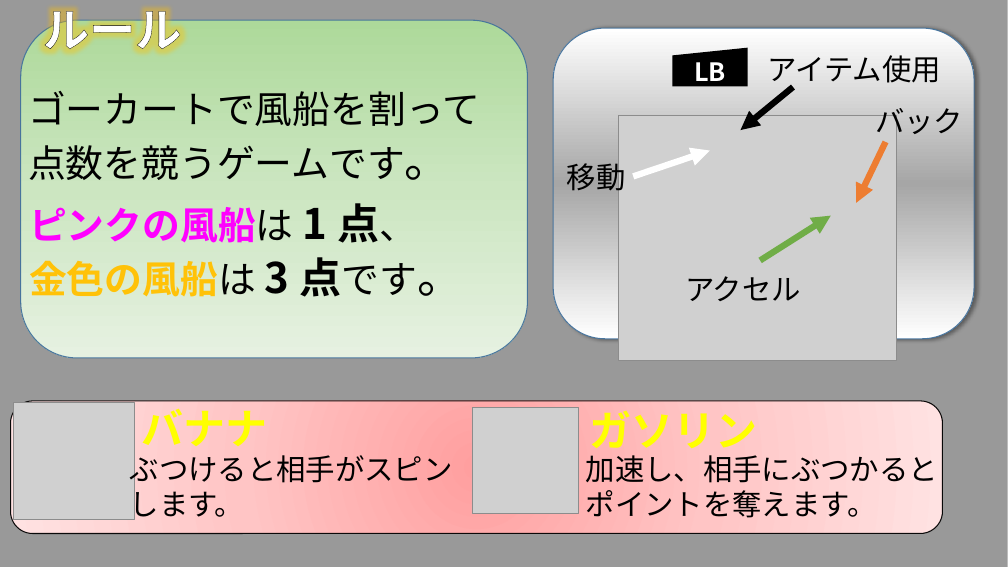
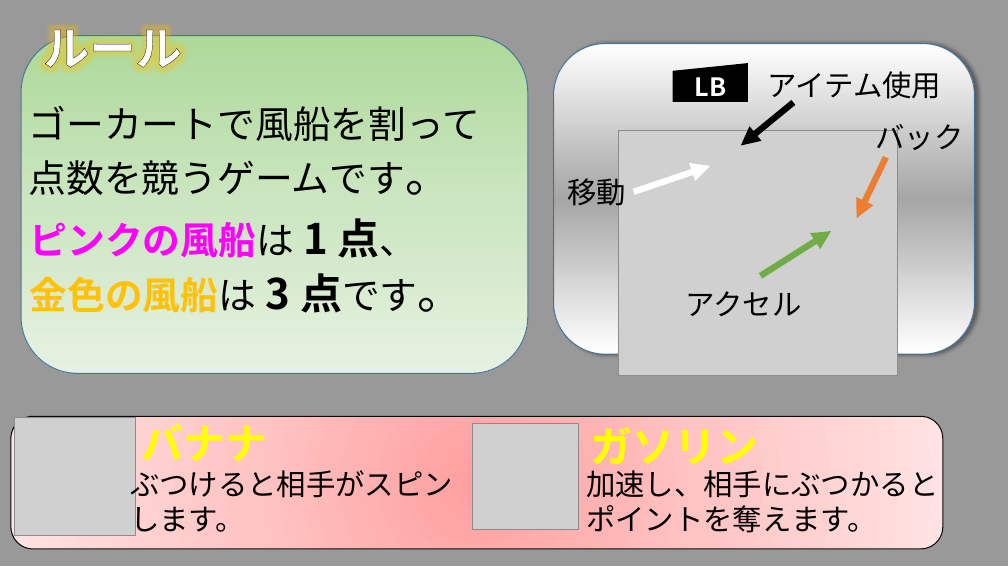
Before and after one commit to MizukiKato0416/sotsugyou_time_kato, a slide deck: slide 1 of PSD/操作説明(コントローラー入り).pptx. Drawn at 1008x567 pixels with LibreOffice and Linux fonts; fonts in the diff are those of the drawing; grey boxes stand for pictures. Boxes give left, top, right and bottom in pixels: in the first picture for what was removed or moved away, otherwise in the second. Text is boxed around its words. In the diff, an @@ line names an element or a change of style, - is before the commit and + after.

```diff
--- a/PSD/操作説明(コントローラー入り).pptx
+++ b/PSD/操作説明(コントローラー入り).pptx
@@ text "ルール": place and size @@
-text "ルール" at box(43, 0, 182, 53)
+text "ルール" at box(43, 18, 182, 71)
@@ 10 texts, 4 arrows, 3 pictures, 3 rounded rectangles, 1 flow chart manual input: place and size @@
-10 texts, 4 arrows, 3 pictures, 3 rounded rectangles, 1 flow chart manual input at box(11, 20, 975, 533)
+10 texts, 4 arrows, 3 pictures, 3 rounded rectangles, 1 flow chart manual input at box(11, 36, 975, 549)
```
Also in this commit, not shown: 1 other file.
